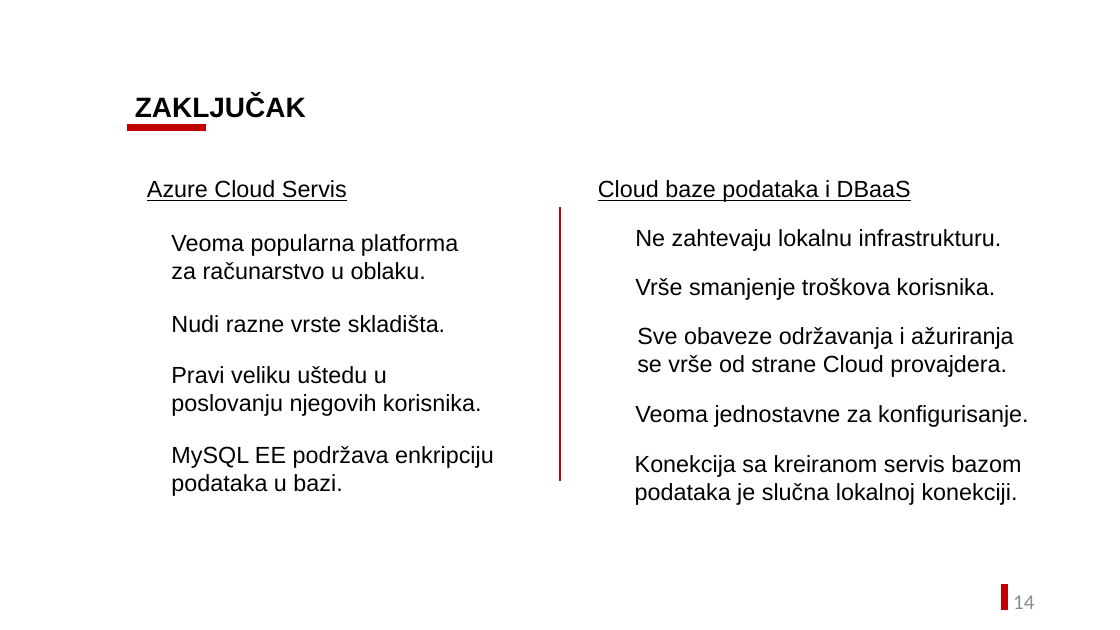
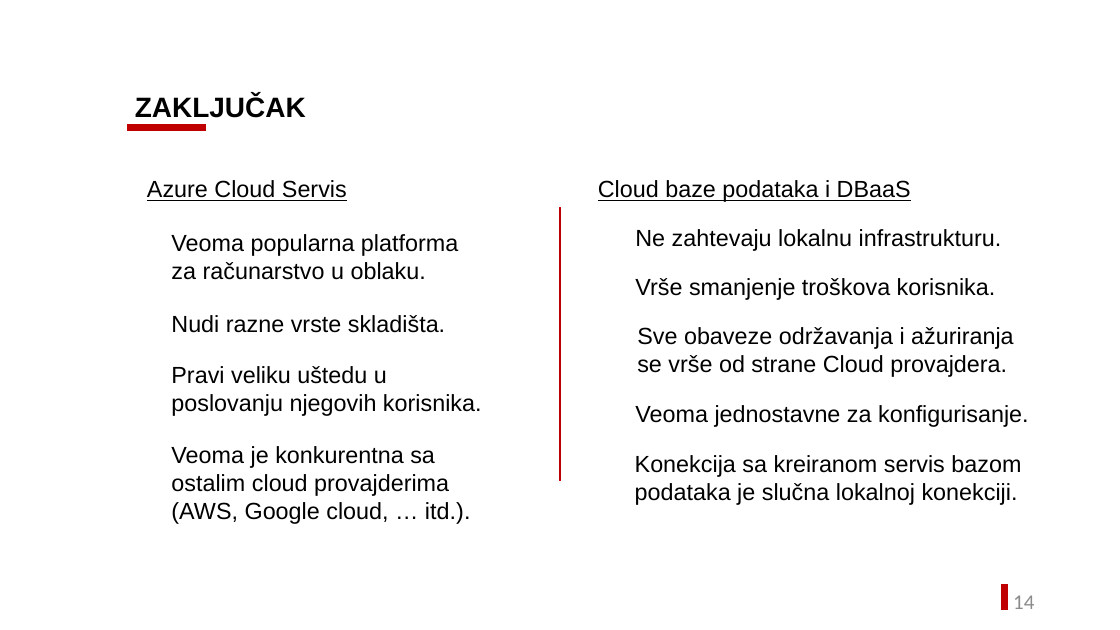
Before and after one commit to mixy98e/Sistemi-Baza-Podataka-Seminarski, a slide deck: slide 15 of Seminarski Rad 3/Milan Stankovic 1407 - Sistemi za upravljanje bazama podataka.pptx. Drawn at 1120x630 pixels with LibreOffice and Linux fonts; fonts in the diff are those of the drawing. Boxes give left, top, right and bottom in pixels: in the first picture for what was removed or moved away, otherwise in the second. Text is boxed around its words. In the diff, an @@ line names an element or a change of style, - is before the commit and + after.

Commit message:
pptx updated

```diff
--- a/Seminarski Rad 3/Milan Stankovic 1407 - Sistemi za upravljanje bazama podataka.pptx
+++ b/Seminarski Rad 3/Milan Stankovic 1407 - Sistemi za upravljanje bazama podataka.pptx
@@ text at <box>171,446,471,524</box>: text changed @@
-MySQL EE podržava enkripciju podataka u bazi.
+Veoma je konkurentna sa ostalim cloud provajderima (AWS, Google cloud, … itd.).
```
Also in this commit, not shown: 1 other slide changed.
